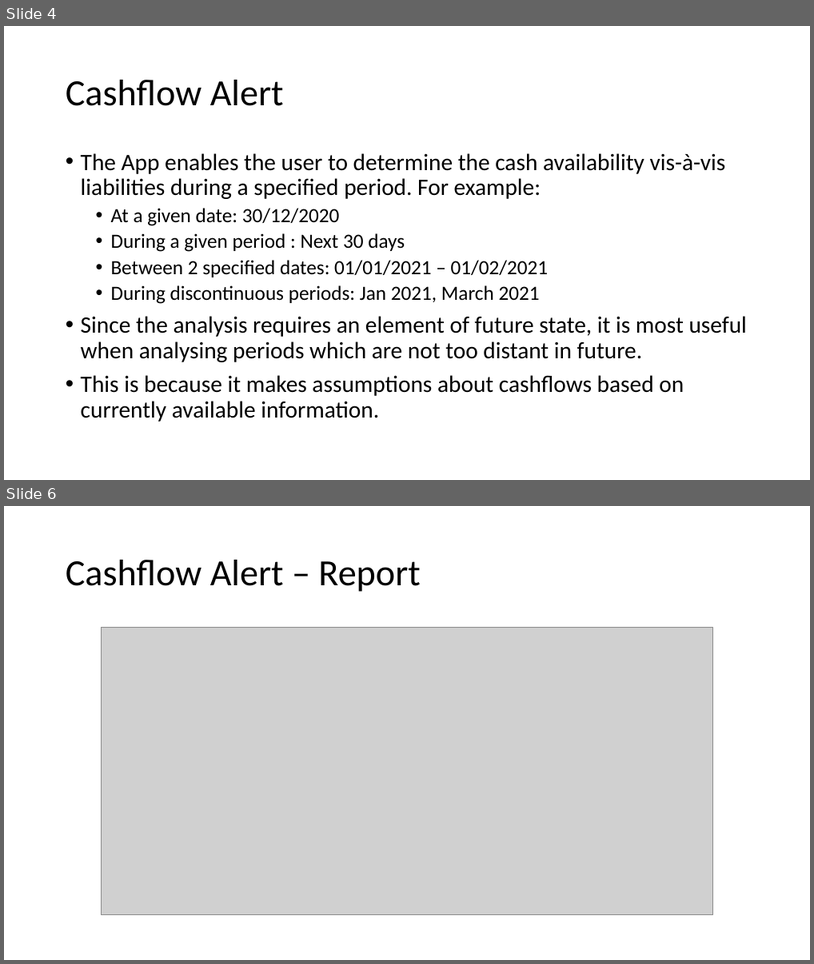
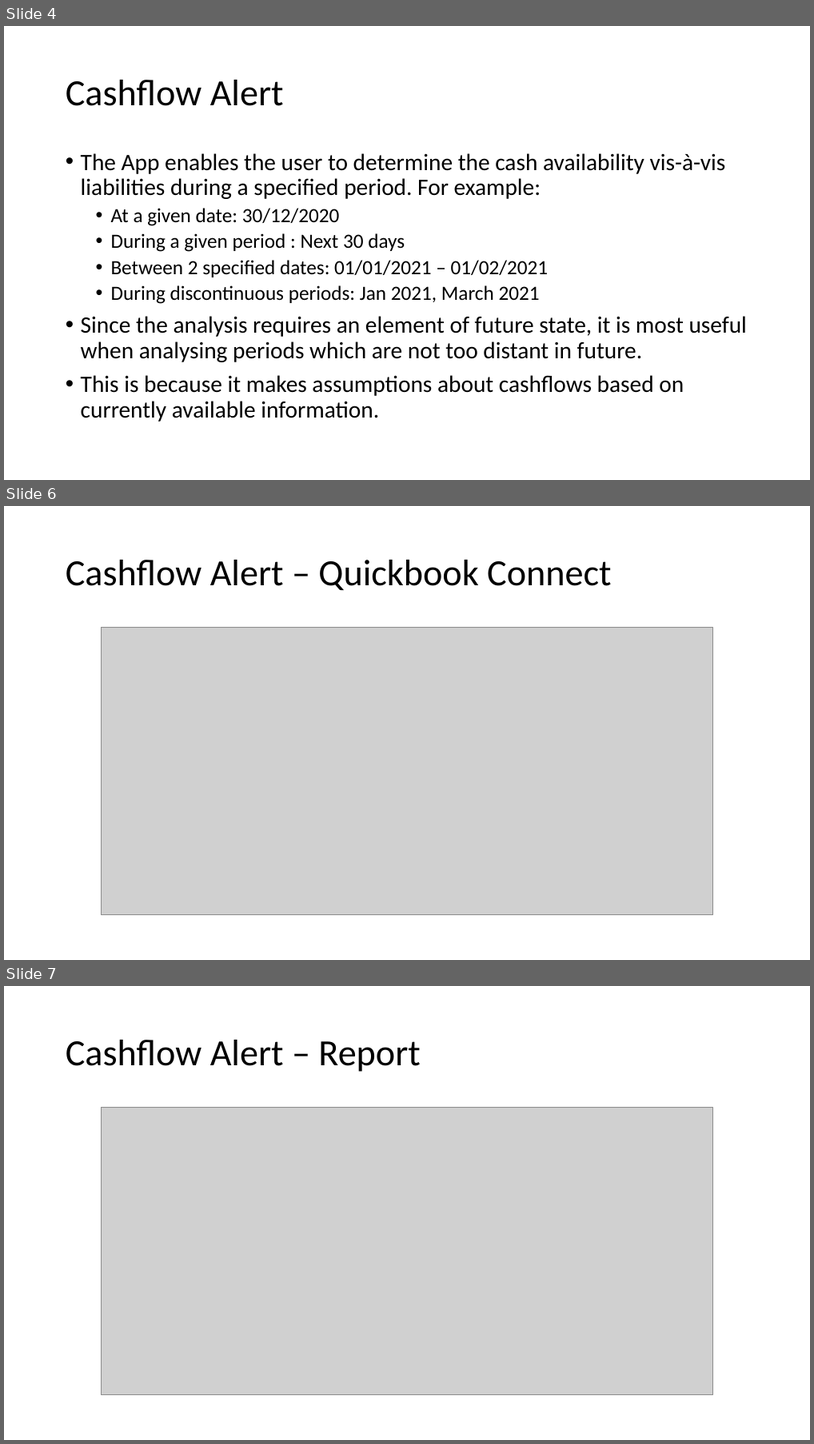
Before and after one commit to solfinder/intuit, a slide deck: IntuitCodathon.pptx. Shown one above the other, each under a label of ours: slides 4 and 6 before the commit, slides 4, 6 and 7 after it; the slides between them are not shown. The pictures are 814x964 and 814x1444 pixels, drawn with LibreOffice and Linux fonts; fonts in the diff are those of the drawing; grey boxes stand for pictures. Boxes give left, top, right and bottom in pixels: in the first picture for what was removed or moved away, otherwise in the second. Text is boxed around its words. In the diff, an @@ line names an element or a change of style, - is before the commit and + after.

```diff
--- a/IntuitCodathon.pptx
+++ b/IntuitCodathon.pptx
@@ slide 6 added at [4,506,810,960], background #FFFFFF @@
@@ title added at [66,560,611,590], 44 pt, text #000000 @@
+Cashflow Alert – Quickbook Connect
@@ picture added at [102,627,714,915] @@
@@ what was slide 6 is now slide 7 @@
```
Also in this commit, not shown: 1 slide changed, 1 other slide added.
